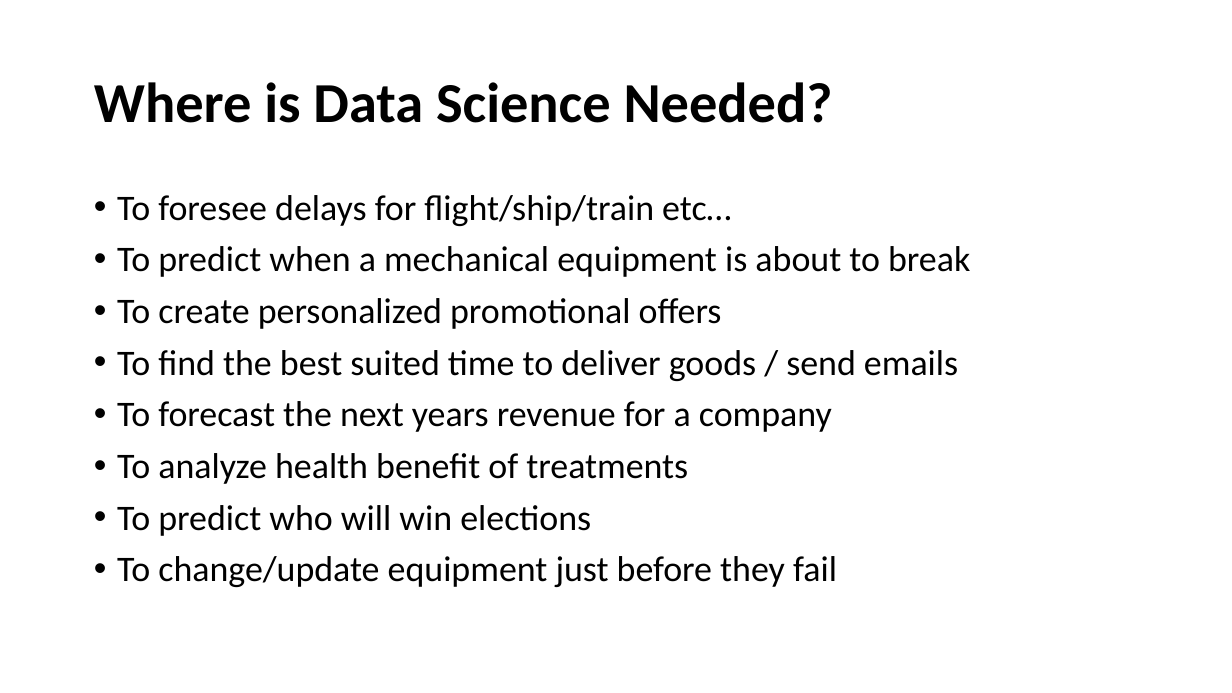
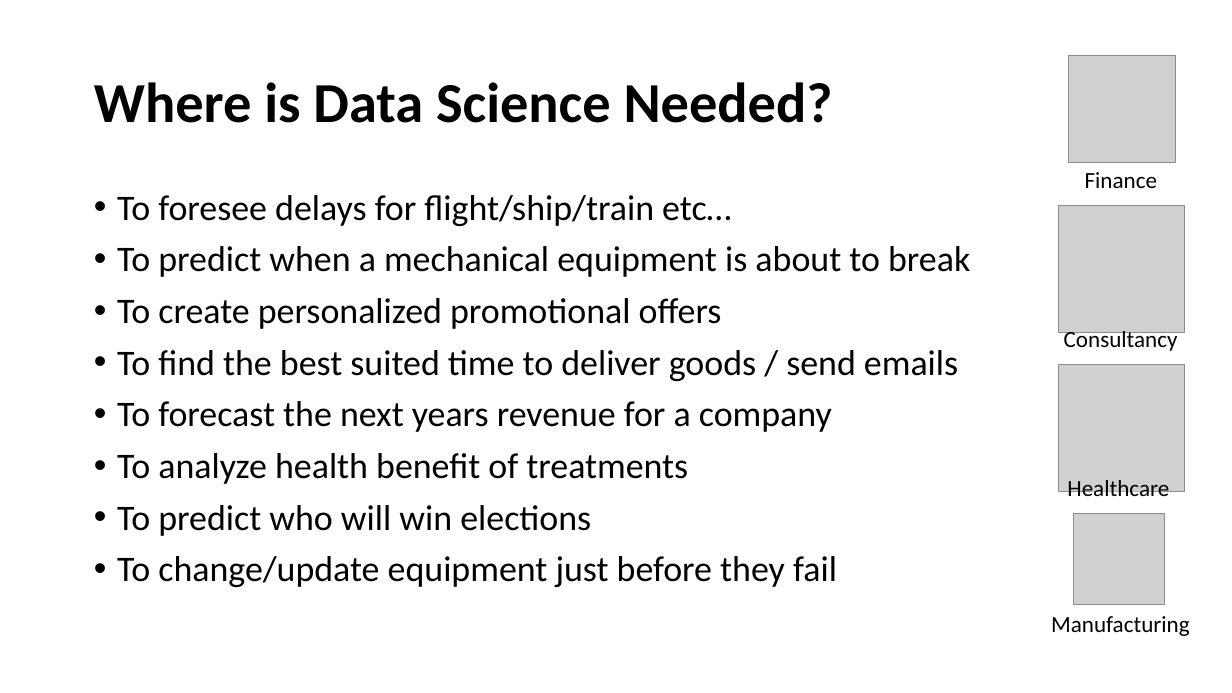
Before and after one commit to PRF-Development/DataAnalysisExtras, a slide deck: slide 6 of WhatIsDataAnalysis.pptx. Drawn at 1232x693 pixels with LibreOffice and Linux fonts; fonts in the diff are those of the drawing; grey boxes stand for pictures. Boxes give left, top, right and bottom in pixels: in the first picture for what was removed or moved away, otherwise in the second. Text is boxed around its words. In the diff, an @@ line names an element or a change of style, - is before the commit and + after.

Commit message:
added industries + logos

```diff
--- a/WhatIsDataAnalysis.pptx
+++ b/WhatIsDataAnalysis.pptx
@@ picture added at [1068, 55, 1176, 163] @@
@@ text added at [1085, 172, 1157, 188], 18 pt, text #000000 @@
+Finance
@@ picture added at [1058, 205, 1185, 332] @@
@@ text added at [1064, 327, 1178, 351], 18 pt, text #000000 @@
+Consultancy
@@ picture added at [1058, 364, 1185, 491] @@
@@ text added at [1067, 480, 1169, 503], 18 pt, text #000000 @@
+Healthcare
@@ picture added at [1074, 514, 1165, 605] @@
@@ text added at [1051, 616, 1190, 636], 18 pt, text #000000 @@
+Manufacturing
```
